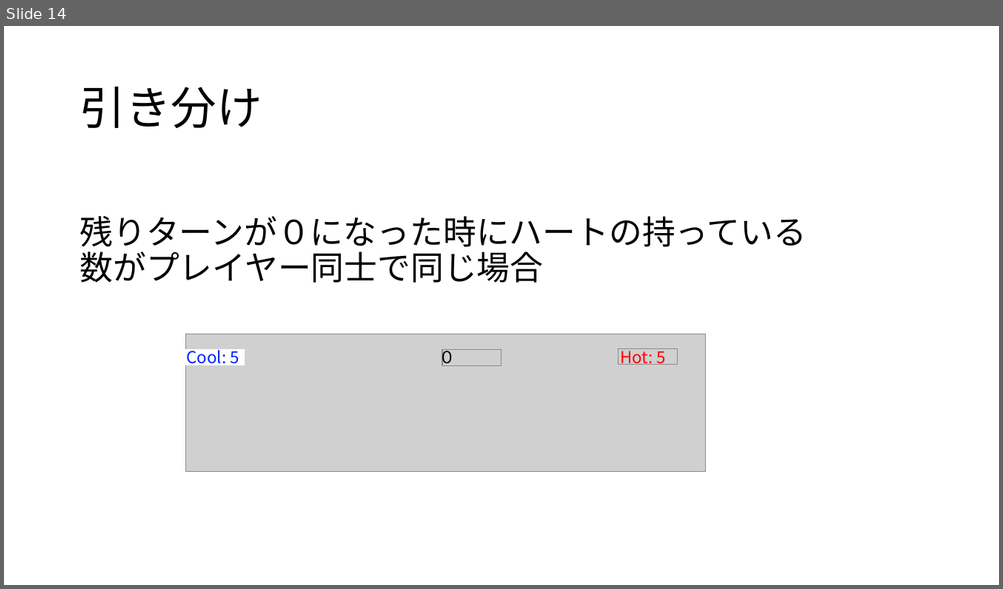
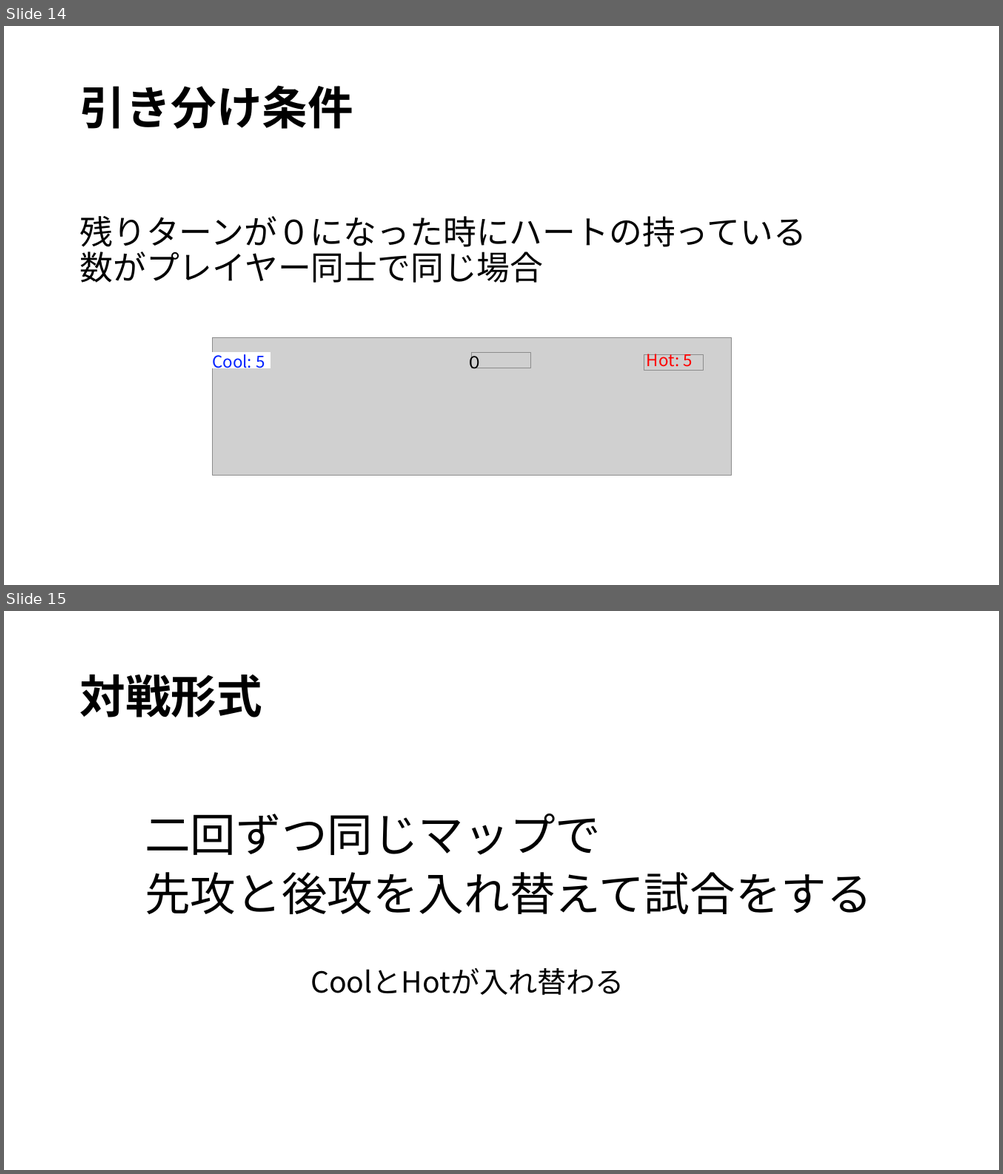
Before and after one commit to noko1024/ChaserDoc, a slide deck: New_U-16.pptx. Shown one above the other, each under a label of ours: slide 14 before the commit, slides 14 and 15 after it. The pictures are 1003x589 and 1003x1174 pixels, drawn with LibreOffice and Linux fonts; fonts in the diff are those of the drawing; grey boxes stand for pictures. Boxes give left, top, right and bottom in pixels: in the first picture for what was removed or moved away, otherwise in the second. Text is boxed around its words. In the diff, an @@ line names an element or a change of style, - is before the commit and + after.

Commit message:
内容を追加しました
対戦形式についての項目を追加
一部語句を修正

```diff
--- a/New_U-16.pptx
+++ b/New_U-16.pptx
@@ slide 15 added at bbox=[4, 611, 999, 1170], background #FFFFFF @@
@@ title added at bbox=[79, 674, 262, 718], 44 pt, text #000000, bold @@
+対戦形式
@@ text added at bbox=[145, 814, 871, 914], 44 pt, text #000000 @@
+二回ずつ同じマップで
+先攻と後攻を入れ替えて試合をする
@@ text added at bbox=[310, 968, 624, 995], 28 pt, text #000000 @@
+CoolとHotが入れ替わる
@@ slide 14 changed as well @@
@@ title at bbox=[79, 85, 353, 129]: text changed; bold on @@
-引き分け
+引き分け条件
@@ 3 texts, 1 picture, 1 rectangle: place and size @@
-3 texts, 1 picture, 1 rectangle at bbox=[186, 334, 706, 472]
+3 texts, 1 picture, 1 rectangle at bbox=[212, 338, 731, 476]
@@ picture: place and size @@
-picture at bbox=[442, 350, 501, 366]
+picture at bbox=[471, 353, 530, 369]
@@ picture: place and size @@
-picture at bbox=[618, 349, 677, 365]
+picture at bbox=[643, 355, 703, 371]
```
Also in this commit, not shown: 12 other slides changed, 5 other slides added.
